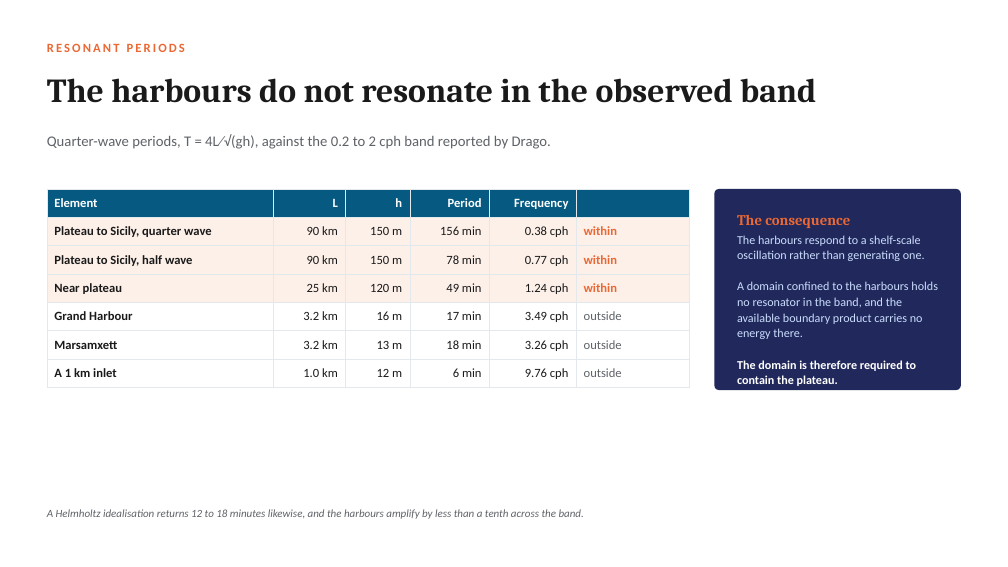
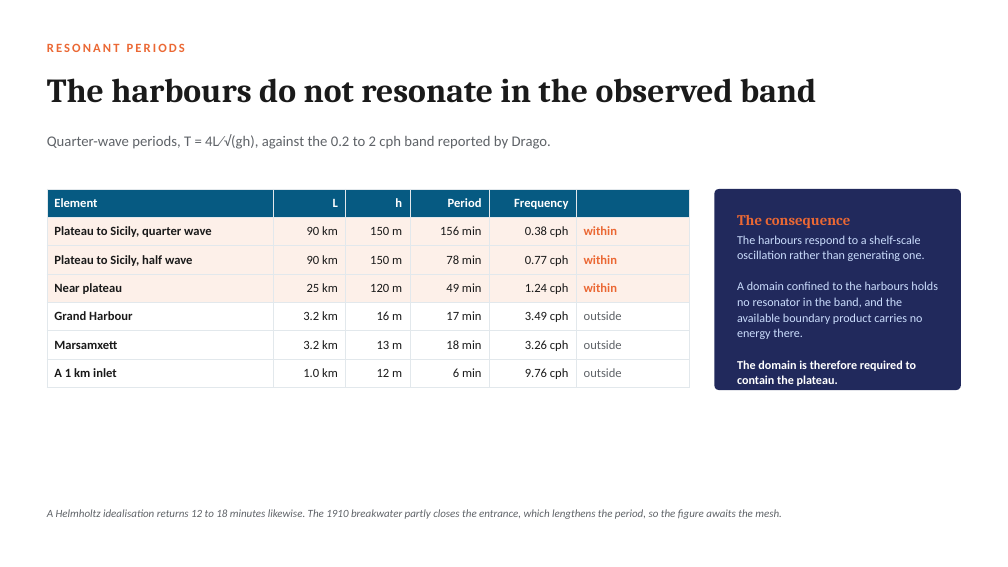
Before and after one commit to cicero-martins/MaltaDT, a slide deck: slide 5 of docs/valletta_model_concept_2026-09-25.pptx. Drawn at 1008x567 pixels with LibreOffice and Linux fonts; fonts in the diff are those of the drawing. Boxes give left, top, right and bottom in pixels: in the first picture for what was removed or moved away, otherwise in the second. Text is boxed around its words. In the diff, an @@ line names an element or a change of style, - is before the commit and + after.

```diff
--- a/docs/valletta_model_concept_2026-09-25.pptx
+++ b/docs/valletta_model_concept_2026-09-25.pptx
@@ text at (47,509,782,519): text changed @@
-A Helmholtz idealisation returns 12 to 18 minutes likewise, and the harbours amplify by less than a tenth across the band.
+A Helmholtz idealisation returns 12 to 18 minutes likewise. The 1910 breakwater partly closes the entrance, which lengthens the period, so the figure awaits the mesh.
```
Also in this commit, not shown: 5 other slides changed, 2 slides added, 1 other file.
